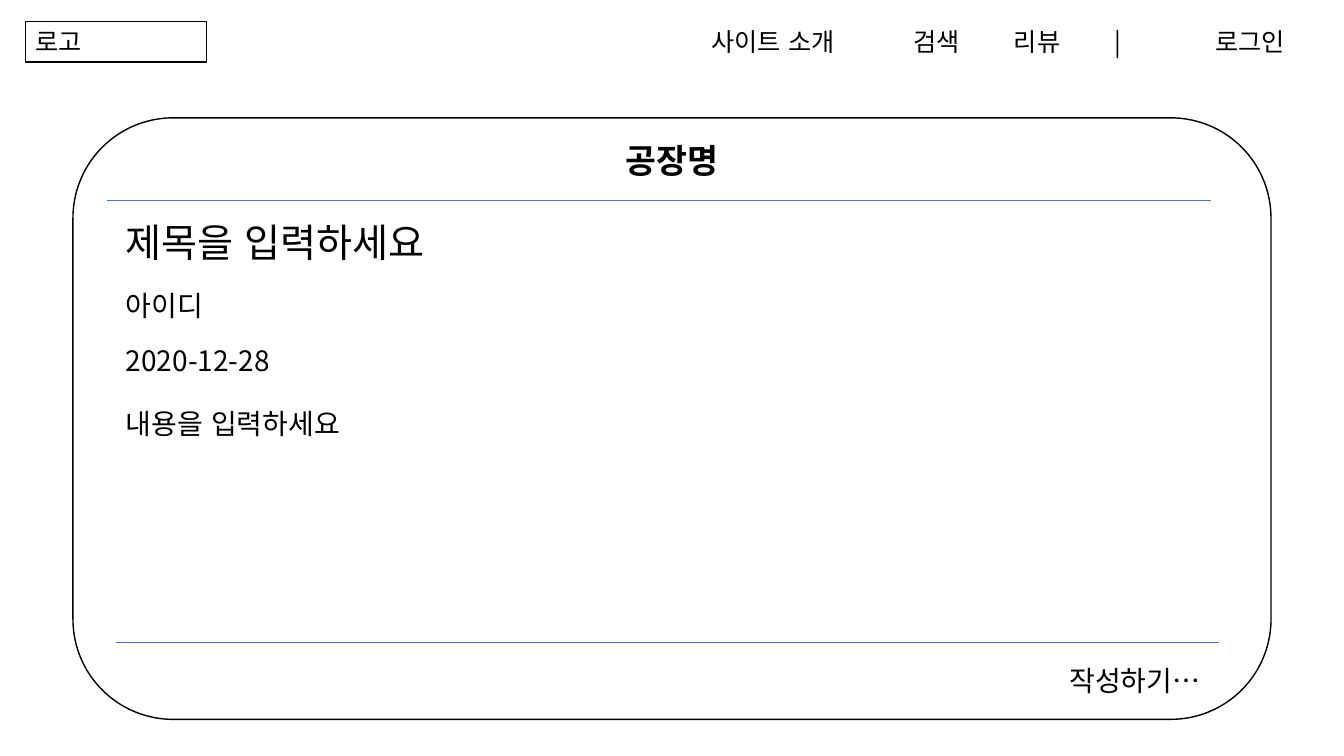
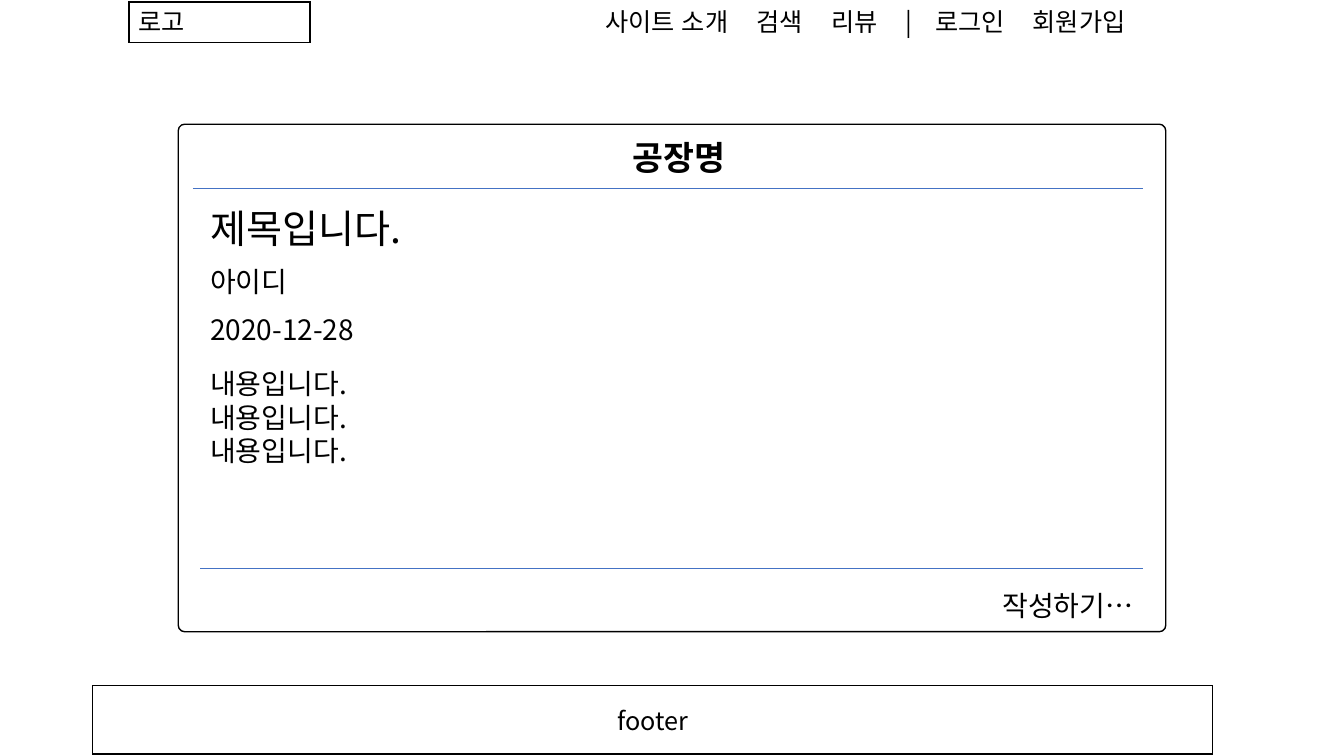
Before and after one commit to hyun5292/React, a slide deck: slide 5 of treview/public/assets/화면구성도.pptx. Drawn at 1344x756 pixels with LibreOffice and Linux fonts; fonts in the diff are those of the drawing. Boxes give left, top, right and bottom in pixels: in the first picture for what was removed or moved away, otherwise in the second. Text is boxed around its words. In the diff, an @@ line names an element or a change of style, - is before the commit and + after.

```diff
--- a/treview/public/assets/화면구성도.pptx
+++ b/treview/public/assets/화면구성도.pptx
@@ rectangle "로고": place and size @@
-rectangle "로고" at bbox=[25, 21, 207, 62]
+rectangle "로고" at bbox=[129, 2, 311, 42]
@@ text at bbox=[605, 10, 1126, 33]: text changed @@
-사이트 소개 검색 리뷰 | 로그인
+사이트 소개 검색 리뷰 | 로그인 회원가입
@@ rounded rectangle removed at bbox=[73, 118, 1271, 720] @@
@@ rounded rectangle added at bbox=[178, 124, 1167, 631], outline #000000 1 pt @@
@@ text "공장명": place and size @@
-text "공장명" at bbox=[626, 145, 719, 176]
+text "공장명" at bbox=[633, 142, 726, 173]
@@ line moved from (108, 201) - (1211, 201) to (193, 189) - (1143, 189) @@
@@ text at bbox=[210, 210, 401, 246]: text changed @@
-제목을 입력하세요
+제목입니다.
@@ text "아이디": place and size @@
-text "아이디" at bbox=[126, 292, 203, 319]
+text "아이디" at bbox=[210, 268, 287, 295]
@@ text "2020-12-28": place and size @@
-text "2020-12-28" at bbox=[126, 350, 270, 372]
+text "2020-12-28" at bbox=[210, 319, 354, 341]
@@ text added at bbox=[210, 370, 347, 464], 20 pt, text #000000 @@
+내용입니다.
+내용입니다.
+내용입니다.
@@ text removed at bbox=[126, 410, 340, 437] @@
-내용을 입력하세요
@@ line moved from (116, 642) - (1219, 642) to (201, 569) - (1143, 569) @@
@@ rectangle "작성하기…": place and size @@
-rectangle "작성하기…" at bbox=[1069, 667, 1200, 694]
+rectangle "작성하기…" at bbox=[970, 584, 1143, 628]
@@ rectangle added at bbox=[93, 686, 1214, 754], fill #FFFFFF, outline #000000 1 pt, 18 pt, text #000000 @@
+footer
```
Also in this commit, not shown: 4 other slides changed, 6 slides added, 2 slides removed, 1 other file.
